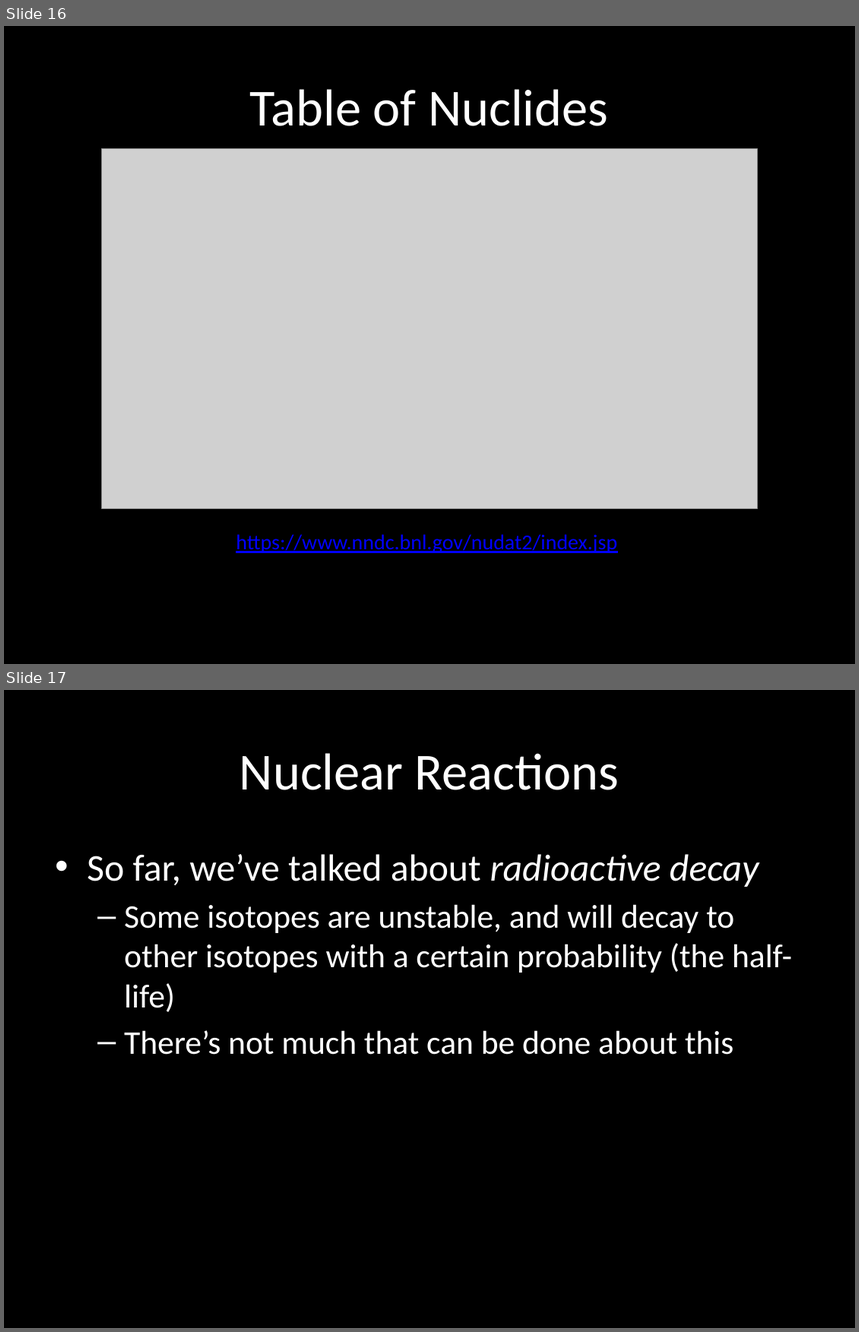
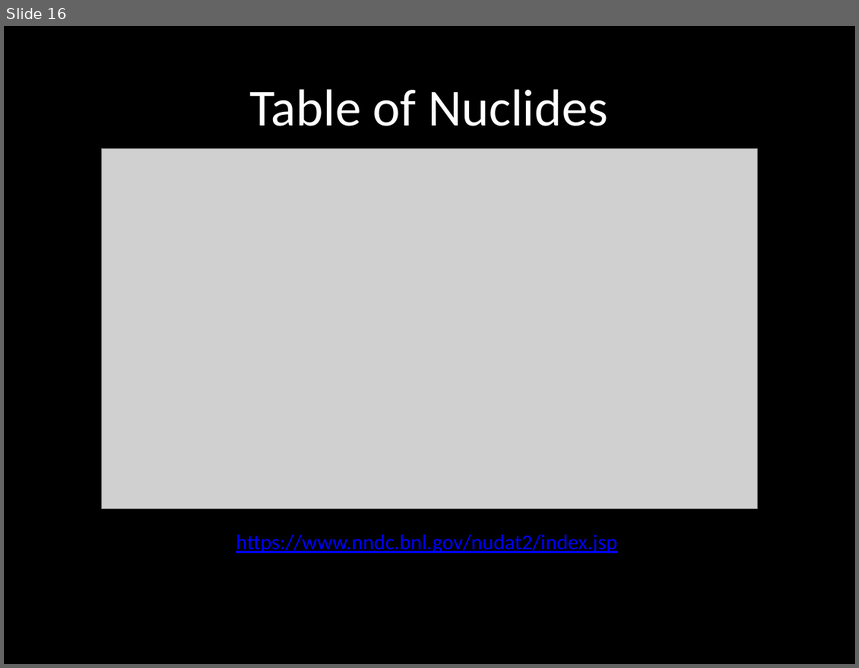
Before and after one commit to carlosgj/FRC-Training, a slide deck: Nuclear Physics Part 2.pptx. Shown one above the other, each under a label of ours: slides 16 and 17 before the commit, slide 16 after it. The pictures are 859x1332 and 859x668 pixels, drawn with LibreOffice and Linux fonts; fonts in the diff are those of the drawing; grey boxes stand for pictures; background and template pictures are left out. Boxes give left, top, right and bottom in pixels: in the first picture for what was removed or moved away, otherwise in the second. Text is boxed around its words. In the diff, an @@ line names an element or a change of style, - is before the commit and + after.

```diff
--- a/Nuclear Physics Part 2.pptx
+++ b/Nuclear Physics Part 2.pptx
@@ slide 17 removed at (x1=4, y1=690, x2=855, y2=1328), background #000000 @@
@@ title removed at (x1=240, y1=753, x2=620, y2=790) @@
-Nuclear Reactions
@@ text removed at (x1=87, y1=854, x2=792, y2=1055) @@
-• So far, we’ve talked about radioactive decay
-  – Some isotopes are unstable, and will decay to other isotopes with a certain probability (the half-life)
-  – There’s not much that can be done about this
```
Also in this commit, not shown: 6 slides changed, 5 other slides removed, 4 other files.
